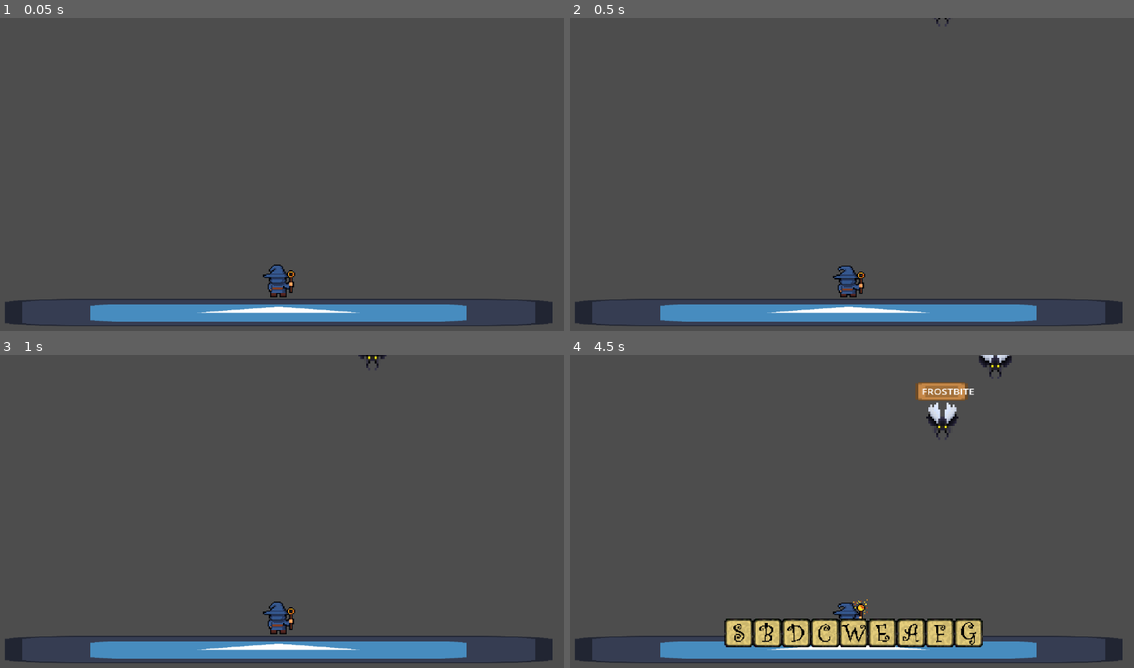
Above: before the commit, frames 1-4 (two rows, left to right).
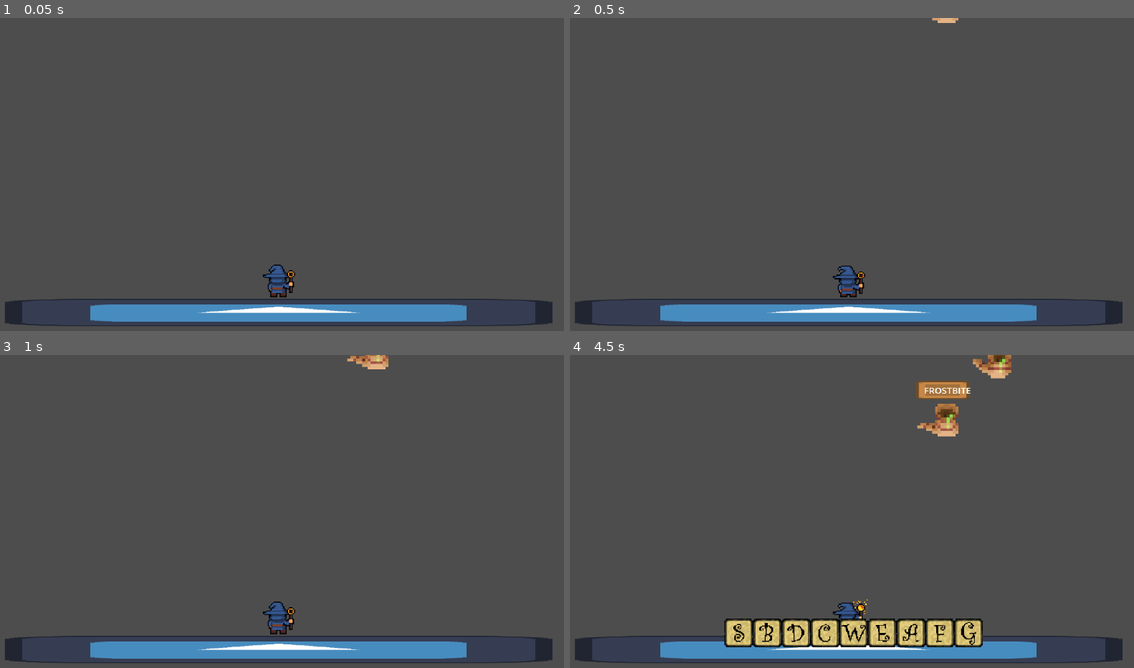
Above: after the commit, the same moments.

Repository: Mark-0909/Type-Wizard-Tower-Defense
Game: Godot game, scene res://nodes/main.tscn
Two runs of this game, one before a commit and one after it. Both use one fixed random seed, a clock stepped at 60 frames per second and the inputs below. The engine's default icon, where the game draws it, is replaced by a stand-in: a white triangle on a blue panel in a dark square.
Inputs:
- Up to frame 1 (0.05 s): no input
- Up to frame 2 (0.5 s): no input
- Up to frame 3 (1 s): tap Enter at 0.5 s; hold D from 0.53 s (still down); tap Space (Clear) at 0.6 s
- Up to frame 4 (4.5 s): release D at 1.28 s; hold S 1.28-2.03 s; tap one key every 0.75 s from 1.35 s: B C E F G; hold D 2.03-2.78 s; hold W 2.78-3.53 s; hold A from 3.53 s (still down)

Frame 1 is identical in both runs. In frame 2, less than 0.1% of the frame differs, in the area x 64-69%, y 0-3%; in frame 3, 0.3%; in frame 4, 1.4%, in the area x 61-79%, y 0-28%.

Commit message:
added maggot

Diff:
--- a/nodes/enemy1.tscn
+++ b/nodes/enemy1.tscn
@@ -59,10 +59,6 @@
 atlas = ExtResource("2_ndip2")
 region = Rect2(128, 0, 64, 64)
 
-[sub_resource type="AtlasTexture" id="AtlasTexture_6jtvx"]
-atlas = ExtResource("2_ndip2")
-region = Rect2(192, 0, 64, 64)
-
 [sub_resource type="AtlasTexture" id="AtlasTexture_rps1s"]
 atlas = ExtResource("2_ndip2")
 region = Rect2(256, 0, 64, 64)
@@ -70,10 +66,6 @@
 [sub_resource type="AtlasTexture" id="AtlasTexture_hs0jc"]
 atlas = ExtResource("2_ndip2")
 region = Rect2(320, 0, 64, 64)
-
-[sub_resource type="AtlasTexture" id="AtlasTexture_dwgpv"]
-atlas = ExtResource("2_ndip2")
-region = Rect2(384, 0, 64, 64)
 
 [sub_resource type="AtlasTexture" id="AtlasTexture_5lpvh"]
 atlas = ExtResource("2_ndip2")
@@ -191,16 +183,10 @@
 "texture": SubResource("AtlasTexture_g2xi1")
 }, {
 "duration": 1.0,
-"texture": SubResource("AtlasTexture_6jtvx")
-}, {
-"duration": 1.0,
 "texture": SubResource("AtlasTexture_rps1s")
 }, {
 "duration": 1.0,
 "texture": SubResource("AtlasTexture_hs0jc")
-}, {
-"duration": 1.0,
-"texture": SubResource("AtlasTexture_dwgpv")
 }, {
 "duration": 1.0,
 "texture": SubResource("AtlasTexture_5lpvh")
@@ -275,7 +261,7 @@
 atlas = ExtResource("6_ak1ml")
 region = Rect2(176, 0, 16, 16)
 
-[node name="enemy1" type="CharacterBody2D" groups=["enemy"]]
+[node name="slime" type="CharacterBody2D" groups=["enemy"]]
 scale = Vector2(2.2955, 2.19078)
 script = ExtResource("1_b4256")
 
@@ -283,9 +269,9 @@
 position = Vector2(7.62939e-06, -9.35741)
 scale = Vector2(4.65585, 3.87276)
 sprite_frames = SubResource("SpriteFrames_t3iou")
-animation = &"attack"
+animation = &"death"
 autoplay = "default"
-frame_progress = 0.709697
+frame_progress = 0.772445
 
 [node name="RayCast2D" type="RayCast2D" parent="."]
 position = Vector2(0, 63.4477)
@@ -311,20 +297,3 @@
 scale = Vector2(0.481177, 1.04531)
 text = "WORD"
 horizontal_alignment = 1
-
-[node name="TextureRect2" type="TextureRect" parent="."]
-offset_left = -56.6325
-offset_top = -98.1386
-offset_right = -16.6325
-offset_bottom = -58.1386
-scale = Vector2(2.66203, 1.09567)
-texture = SubResource("AtlasTexture_nr2my")
-
-[node name="word" type="Label" parent="TextureRect2"]
-offset_left = 4.58213
-offset_top = 7.9154
-offset_right = 67.5821
-offset_bottom = 30.9154
-scale = Vector2(0.481177, 1.04531)
-text = "WORD"
-horizontal_alignment = 1
--- a/nodes/enemy2.tscn
+++ b/nodes/enemy2.tscn
@@ -114,6 +114,18 @@
 "texture": SubResource("AtlasTexture_7ire4")
 }, {
 "duration": 1.0,
+"texture": SubResource("AtlasTexture_0k64q")
+}, {
+"duration": 1.0,
+"texture": SubResource("AtlasTexture_7ire4")
+}, {
+"duration": 1.0,
+"texture": SubResource("AtlasTexture_0k64q")
+}, {
+"duration": 1.0,
+"texture": SubResource("AtlasTexture_7ire4")
+}, {
+"duration": 1.0,
 "texture": SubResource("AtlasTexture_t20pi")
 }],
 "loop": true,
@@ -162,7 +174,7 @@
 atlas = ExtResource("6_q6nta")
 region = Rect2(176, 0, 16, 16)
 
-[node name="enemy2" type="CharacterBody2D" groups=["enemy"]]
+[node name="beettle" type="CharacterBody2D" groups=["enemy"]]
 scale = Vector2(2.2955, 2.19078)
 script = ExtResource("1_efkvo")
 
@@ -170,8 +182,9 @@
 position = Vector2(0, -3.19521)
 scale = Vector2(4.62445, 5.54011)
 sprite_frames = SubResource("SpriteFrames_t3iou")
+animation = &"death"
 autoplay = "default"
-frame_progress = 0.584573
+frame_progress = 0.99523
 
 [node name="RayCast2D" type="RayCast2D" parent="."]
 position = Vector2(0, 63.4477)
--- /dev/null
+++ b/nodes/enemy3.tscn
@@ -0,0 +1,217 @@
+[gd_scene load_steps=29 format=3 uid="uid://bjwoi5u4w4ld8"]
+
+[ext_resource type="Script" path="res://scripts/enemy_1.gd" id="1_vktu3"]
+[ext_resource type="Texture2D" uid="uid://c7mrsc88uvnjk" path="res://assets/enemy/maggot/MaggotSpit.png" id="2_kh3qg"]
+[ext_resource type="Texture2D" uid="uid://bfs71yqxj5ha7" path="res://assets/enemy/maggot/Maggotdeath.png" id="3_1q01w"]
+[ext_resource type="Texture2D" uid="uid://cqeo5afwa2ft0" path="res://assets/enemy/beetle/Beetledeath.png" id="3_8bd3p"]
+[ext_resource type="Texture2D" uid="uid://dfd2opqjarom8" path="res://assets/enemy/maggot/MaggotWalk.png" id="4_wg3qu"]
+[ext_resource type="Texture2D" uid="uid://bvjs16alm5n87" path="res://assets/tilemap_packed.png" id="5_rbw5i"]
+
+[sub_resource type="AtlasTexture" id="AtlasTexture_xojvw"]
+atlas = ExtResource("2_kh3qg")
+region = Rect2(0, 0, 32, 32)
+
+[sub_resource type="AtlasTexture" id="AtlasTexture_h6e88"]
+atlas = ExtResource("2_kh3qg")
+region = Rect2(32, 0, 32, 32)
+
+[sub_resource type="AtlasTexture" id="AtlasTexture_hqgko"]
+atlas = ExtResource("2_kh3qg")
+region = Rect2(64, 0, 32, 32)
+
+[sub_resource type="AtlasTexture" id="AtlasTexture_jyvv5"]
+atlas = ExtResource("2_kh3qg")
+region = Rect2(96, 0, 32, 32)
+
+[sub_resource type="AtlasTexture" id="AtlasTexture_r6ads"]
+atlas = ExtResource("2_kh3qg")
+region = Rect2(128, 0, 32, 32)
+
+[sub_resource type="AtlasTexture" id="AtlasTexture_wuysg"]
+atlas = ExtResource("2_kh3qg")
+region = Rect2(160, 0, 32, 32)
+
+[sub_resource type="AtlasTexture" id="AtlasTexture_y5lj1"]
+atlas = ExtResource("2_kh3qg")
+region = Rect2(192, 0, 32, 32)
+
+[sub_resource type="AtlasTexture" id="AtlasTexture_11t51"]
+atlas = ExtResource("3_1q01w")
+region = Rect2(0, 0, 32, 32)
+
+[sub_resource type="AtlasTexture" id="AtlasTexture_fg22c"]
+atlas = ExtResource("3_1q01w")
+region = Rect2(32, 0, 32, 32)
+
+[sub_resource type="AtlasTexture" id="AtlasTexture_84223"]
+atlas = ExtResource("3_1q01w")
+region = Rect2(64, 0, 32, 32)
+
+[sub_resource type="AtlasTexture" id="AtlasTexture_e4ils"]
+atlas = ExtResource("3_1q01w")
+region = Rect2(96, 0, 32, 32)
+
+[sub_resource type="AtlasTexture" id="AtlasTexture_t20pi"]
+atlas = ExtResource("3_8bd3p")
+region = Rect2(96, 0, 32, 32)
+
+[sub_resource type="AtlasTexture" id="AtlasTexture_j7yot"]
+atlas = ExtResource("4_wg3qu")
+region = Rect2(0, 0, 32, 32)
+
+[sub_resource type="AtlasTexture" id="AtlasTexture_8oxpv"]
+atlas = ExtResource("4_wg3qu")
+region = Rect2(32, 0, 32, 32)
+
+[sub_resource type="AtlasTexture" id="AtlasTexture_2np8k"]
+atlas = ExtResource("4_wg3qu")
+region = Rect2(64, 0, 32, 32)
+
+[sub_resource type="AtlasTexture" id="AtlasTexture_r4oe5"]
+atlas = ExtResource("4_wg3qu")
+region = Rect2(96, 0, 32, 32)
+
+[sub_resource type="AtlasTexture" id="AtlasTexture_xk7cs"]
+atlas = ExtResource("2_kh3qg")
+region = Rect2(192, 0, 32, 32)
+
+[sub_resource type="AtlasTexture" id="AtlasTexture_vddux"]
+atlas = ExtResource("4_wg3qu")
+region = Rect2(96, 0, 32, 32)
+
+[sub_resource type="AtlasTexture" id="AtlasTexture_mioog"]
+atlas = ExtResource("2_kh3qg")
+region = Rect2(160, 0, 32, 32)
+
+[sub_resource type="SpriteFrames" id="SpriteFrames_t3iou"]
+animations = [{
+"frames": [{
+"duration": 1.0,
+"texture": SubResource("AtlasTexture_xojvw")
+}, {
+"duration": 1.0,
+"texture": SubResource("AtlasTexture_h6e88")
+}, {
+"duration": 1.0,
+"texture": SubResource("AtlasTexture_hqgko")
+}, {
+"duration": 1.0,
+"texture": SubResource("AtlasTexture_jyvv5")
+}, {
+"duration": 1.0,
+"texture": SubResource("AtlasTexture_r6ads")
+}, {
+"duration": 1.0,
+"texture": SubResource("AtlasTexture_wuysg")
+}, {
+"duration": 1.0,
+"texture": SubResource("AtlasTexture_y5lj1")
+}],
+"loop": true,
+"name": &"attack",
+"speed": 9.0
+}, {
+"frames": [{
+"duration": 1.0,
+"texture": SubResource("AtlasTexture_11t51")
+}, {
+"duration": 1.0,
+"texture": SubResource("AtlasTexture_fg22c")
+}, {
+"duration": 1.0,
+"texture": SubResource("AtlasTexture_84223")
+}, {
+"duration": 1.0,
+"texture": SubResource("AtlasTexture_fg22c")
+}, {
+"duration": 1.0,
+"texture": SubResource("AtlasTexture_84223")
+}, {
+"duration": 1.0,
+"texture": SubResource("AtlasTexture_fg22c")
+}, {
+"duration": 1.0,
+"texture": SubResource("AtlasTexture_e4ils")
+}, {
+"duration": 1.0,
+"texture": SubResource("AtlasTexture_t20pi")
+}],
+"loop": true,
+"name": &"death",
+"speed": 9.0
+}, {
+"frames": [{
+"duration": 1.0,
+"texture": SubResource("AtlasTexture_j7yot")
+}, {
+"duration": 1.0,
+"texture": SubResource("AtlasTexture_8oxpv")
+}, {
+"duration": 1.0,
+"texture": SubResource("AtlasTexture_2np8k")
+}, {
+"duration": 1.0,
+"texture": SubResource("AtlasTexture_r4oe5")
+}],
+"loop": true,
+"name": &"default",
+"speed": 9.0
+}, {
+"frames": [{
+"duration": 1.0,
+"texture": SubResource("AtlasTexture_xk7cs")
+}, {
+"duration": 1.0,
+"texture": SubResource("AtlasTexture_vddux")
+}, {
+"duration": 1.0,
+"texture": SubResource("AtlasTexture_mioog")
+}],
+"loop": true,
+"name": &"idle",
+"speed": 9.0
+}]
+
+[sub_resource type="CircleShape2D" id="CircleShape2D_hg4es"]
+radius = 51.5261
+
+[sub_resource type="AtlasTexture" id="AtlasTexture_nr2my"]
+atlas = ExtResource("5_rbw5i")
+region = Rect2(176, 0, 16, 16)
+
+[node name="maggot" type="CharacterBody2D" groups=["enemy"]]
+scale = Vector2(2.2955, 2.19078)
+script = ExtResource("1_vktu3")
+
+[node name="AnimatedSprite2D" type="AnimatedSprite2D" parent="."]
+position = Vector2(9.58397, -64.3606)
+scale = Vector2(6.64583, 6.52184)
+sprite_frames = SubResource("SpriteFrames_t3iou")
+animation = &"death"
+autoplay = "default"
+frame_progress = 0.383172
+
+[node name="RayCast2D" type="RayCast2D" parent="."]
+position = Vector2(0, 63.4477)
+target_position = Vector2(-0.435635, 6.84688)
+
+[node name="CollisionShape2D" type="CollisionShape2D" parent="."]
+position = Vector2(0.217816, -10.2703)
+shape = SubResource("CircleShape2D_hg4es")
+
+[node name="TextureRect" type="TextureRect" parent="."]
+offset_left = -62.2958
+offset_top = -99.0515
+offset_right = -22.2958
+offset_bottom = -59.0515
+scale = Vector2(3.12561, 1.09567)
+texture = SubResource("AtlasTexture_nr2my")
+
+[node name="word" type="Label" parent="."]
+offset_left = -42.4022
+offset_top = -89.9223
+offset_right = 25.5978
+offset_bottom = -66.9223
+scale = Vector2(1.29446, 1.20944)
+text = "WORDSS"
+horizontal_alignment = 1
--- a/scripts/enemy_1.gd
+++ b/scripts/enemy_1.gd
@@ -7,7 +7,7 @@
 var _is_on_aim: bool = false
 
 func _ready() -> void:
-	var label = $TextureRect/word
+	var label = $word
 	label.text = word.to_upper()
 	$RayCast2D.enabled = true
 
@@ -20,6 +20,10 @@
 		var collider = $RayCast2D.get_collider()
 		if collider and (collider.is_in_group("castle") or collider.is_in_group("enemy")):
 			is_moving = false
+			if collider and collider.is_in_group("castle"):
+				attack()
+			else:
+				$AnimatedSprite2D.play("idle")
 		else:
 			is_moving = true  # Not a valid blocker, keep moving
 	else:
@@ -35,5 +39,9 @@
 	is_moving = false
 	velocity = 0.0  # Correct type
 	$AnimatedSprite2D.play("death")
-	await get_tree().create_timer(1).timeout
+	await get_tree().create_timer(.8).timeout
 	queue_free()
+
+
+func attack():
+	$AnimatedSprite2D.play("attack")
--- a/scripts/main.gd
+++ b/scripts/main.gd
@@ -23,7 +23,7 @@
 var velocity:float = 100.0
 
 # Enemies
-const ENEMY_1 = preload("res://nodes/enemy2.tscn")
+const ENEMY_1 = preload("res://nodes/enemy3.tscn")
 
 @onready var game_manager: Node = $GameManager
 @onready var typing_container: Control = $Typingcontainer
Binary file added: assets/enemy/alienslime/Slime2_Idle_full.png
Not shown, added: assets/enemy/alienslime/Slime2_Idle_full.png.import
Binary file added: assets/enemy/maggot/MaggotSpit.png
Not shown, added: assets/enemy/maggot/MaggotSpit.png.import
Binary file added: assets/enemy/maggot/MaggotWalk.png
Not shown, added: assets/enemy/maggot/MaggotWalk.png.import
Binary file added: assets/enemy/maggot/Maggotdeath.png
Not shown, added: assets/enemy/maggot/Maggotdeath.png.import
Not shown: 1 places in nodes/enemy1.tscn that only renumber resources
